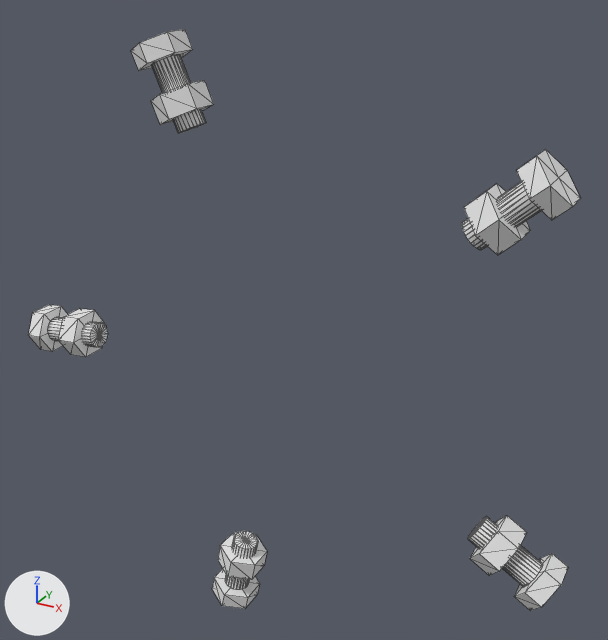
A saved change to the glTF model viewer-lid-full/bolts_low.glb.
The view is the same before and after, from a 50 mm lens placed at (81.3, -241.8, 80.4), pointed at (1.0, -95.8, 7.4). Every picture has the same lights, and +X, +Y and +Z are marked at lower left. The older version comes first. Mesh edges are drawn as thin lines. Where no turn or scale is listed for an object, it has been applied to the vertices. Vertices at exactly the same position are counted once.

Names of what the first picture shows: 'b0_41.5', 'b1_113.5', 'b2_185.5', 'b3_257.5', 'b4_329.5'.
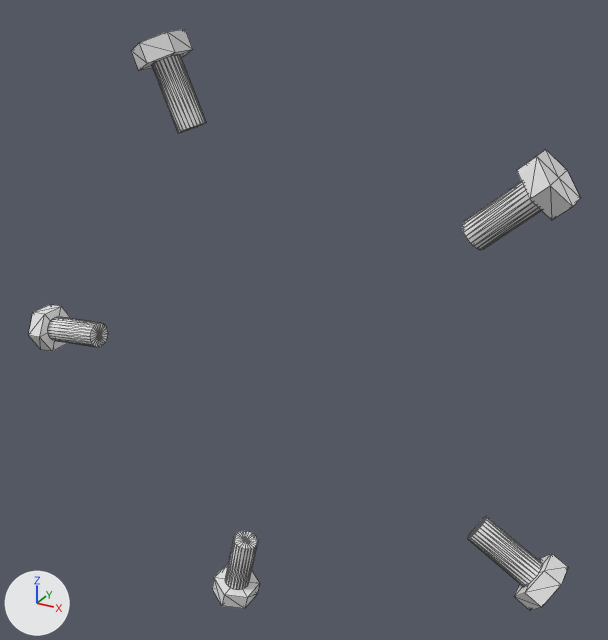
Location of each change, [x1, y1, x2, y2] in pixels of the pictures (608 x 640 px):
```json
{"object": "b0_41.5", "change": "reshaped", "before": [462, 149, 581, 255], "after": [462, 150, 581, 250]}
{"object": "b4_329.5", "change": "reshaped", "before": [468, 516, 568, 611], "after": [468, 516, 568, 610]}
{"object": "b1_113.5", "change": "reshaped", "before": [131, 29, 214, 133], "after": [131, 29, 206, 133], "on screen": "10% narrower"}
{"object": "b2_185.5", "change": "reshaped", "before": [28, 305, 108, 357], "after": [28, 305, 108, 351], "on screen": "11% shorter"}
{"object": "b3_257.5", "change": "reshaped", "before": [212, 531, 267, 609], "after": [212, 531, 260, 609], "on screen": "12% narrower"}
{"part": 1, "of": "me_b0_41_5", "change": "deleted", "before": [464, 184, 530, 255]}
{"part": 2, "of": "me_b1_113_5", "change": "deleted", "before": [151, 80, 214, 125]}
{"part": 3, "of": "me_b2_185_5", "change": "deleted", "before": [59, 309, 106, 357]}
{"part": 4, "of": "me_b3_257_5", "change": "deleted", "before": [218, 532, 267, 580]}
{"part": 5, "of": "me_b4_329_5", "change": "deleted", "before": [470, 516, 527, 575]}
```

Scene script edits in JSON lines:
```json
{"block": "me_b0_41_5", "where": "# used by ob_b0_41_5; location = (0.0, 0.0, 0.0)"}
{"op": "remove", "block": "me_b0_41_5", "code": "me_b0_41_5.from_pydata(...)  # 77 vertices, 144 faces; spans x 36.9..55.7, y -108.7..-97.1, z 32.2..50.2"}
{"op": "add", "block": "me_b0_41_5", "code": "me_b0_41_5.from_pydata(...)  # 63 vertices, 120 faces; spans x 37.0..55.7, y -108.6..-97.1, z 32.2..50.1"}
{"block": "me_b0_41_5", "change": "me_b0_41_5 part 1: the loose piece of 14 vertices spanning x 37.7..48.1, y -108.7..-97.1, z 32.6..43.4 is deleted"}
{"block": "me_b1_113_5", "where": "# used by ob_b1_113_5; location = (0.0, 0.0, 0.0)"}
{"op": "remove", "block": "me_b1_113_5", "code": "me_b1_113_5.from_pydata(...)  # 77 vertices, 144 faces; spans x -32.5..-17.3, y -108.7..-97.1, z 46.5..66.2"}
{"op": "add", "block": "me_b1_113_5", "code": "me_b1_113_5.from_pydata(...)  # 63 vertices, 120 faces; spans x -32.5..-18.0, y -108.6..-97.1, z 46.5..66.2"}
{"block": "me_b1_113_5", "change": "me_b1_113_5 part 2: the loose piece of 14 vertices spanning x -28.5..-17.3, y -108.7..-97.1, z 48.2..56.8 is deleted"}
{"block": "me_b2_185_5", "where": "# used by ob_b2_185_5; location = (0.0, 0.0, 0.0)"}
{"op": "remove", "block": "me_b2_185_5", "code": "me_b2_185_5.from_pydata(...)  # 77 vertices, 144 faces; spans x -70.2..-51.5, y -108.7..-97.1, z -11.7..-0.3"}
{"op": "add", "block": "me_b2_185_5", "code": "me_b2_185_5.from_pydata(...)  # 63 vertices, 120 faces; spans x -70.2..-51.5, y -108.6..-97.1, z -11.7..-1.3"}
{"block": "me_b2_185_5", "change": "me_b2_185_5 part 3: the loose piece of 14 vertices spanning x -60.0..-54.1, y -108.7..-97.1, z -10.7..-0.3 is deleted"}
{"block": "me_b3_257_5", "where": "# used by ob_b3_257_5; location = (0.0, 0.0, 0.0)"}
{"op": "remove", "block": "me_b3_257_5", "code": "me_b3_257_5.from_pydata(...)  # 77 vertices, 144 faces; spans x -20.0..-6.9, y -108.7..-97.1, z -69.4..-50.1"}
{"op": "add", "block": "me_b3_257_5", "code": "me_b3_257_5.from_pydata(...)  # 63 vertices, 120 faces; spans x -20.0..-8.3, y -108.6..-97.1, z -69.4..-50.1"}
{"block": "me_b3_257_5", "change": "me_b3_257_5 part 4: the loose piece of 14 vertices spanning x -17.8..-6.9, y -108.7..-97.1, z -59.5..-52.4 is deleted"}
{"block": "me_b4_329_5", "where": "# used by ob_b4_329_5; location = (0.0, 0.0, 0.0)"}
{"op": "remove", "block": "me_b4_329_5", "code": "me_b4_329_5.from_pydata(...)  # 77 vertices, 144 faces; spans x 43.3..62.9, y -108.7..-97.1, z -39.8..-23.5"}
{"op": "add", "block": "me_b4_329_5", "code": "me_b4_329_5.from_pydata(...)  # 63 vertices, 120 faces; spans x 43.3..62.9, y -108.6..-97.1, z -39.8..-23.8"}
{"block": "me_b4_329_5", "change": "me_b4_329_5 part 5: the loose piece of 14 vertices spanning x 44.7..54.1, y -108.7..-97.1, z -34.7..-23.5 is deleted"}
```
